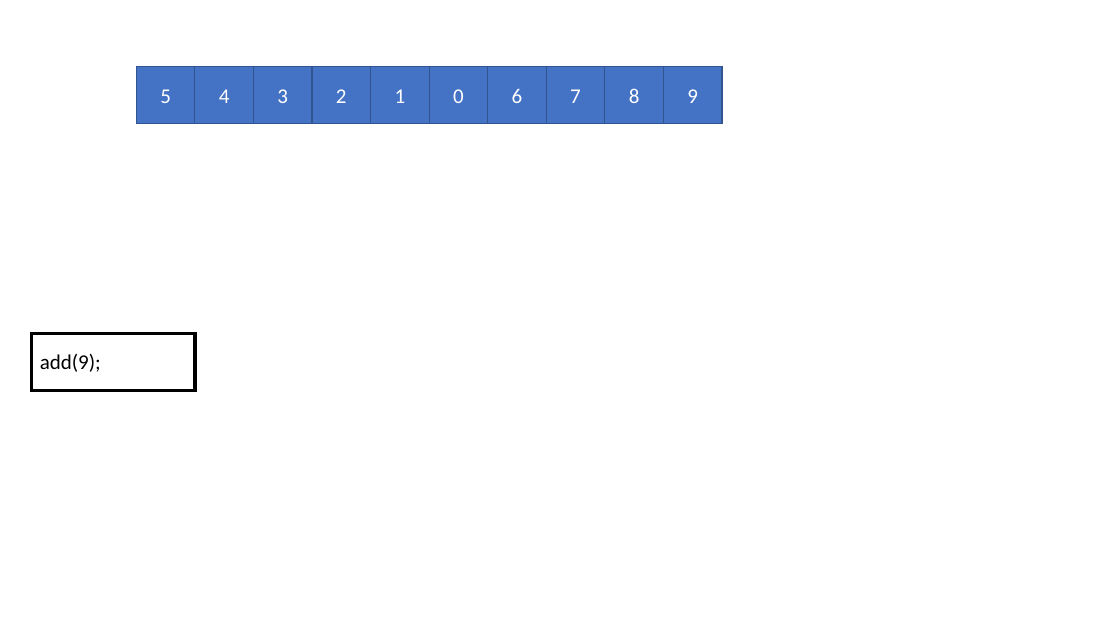
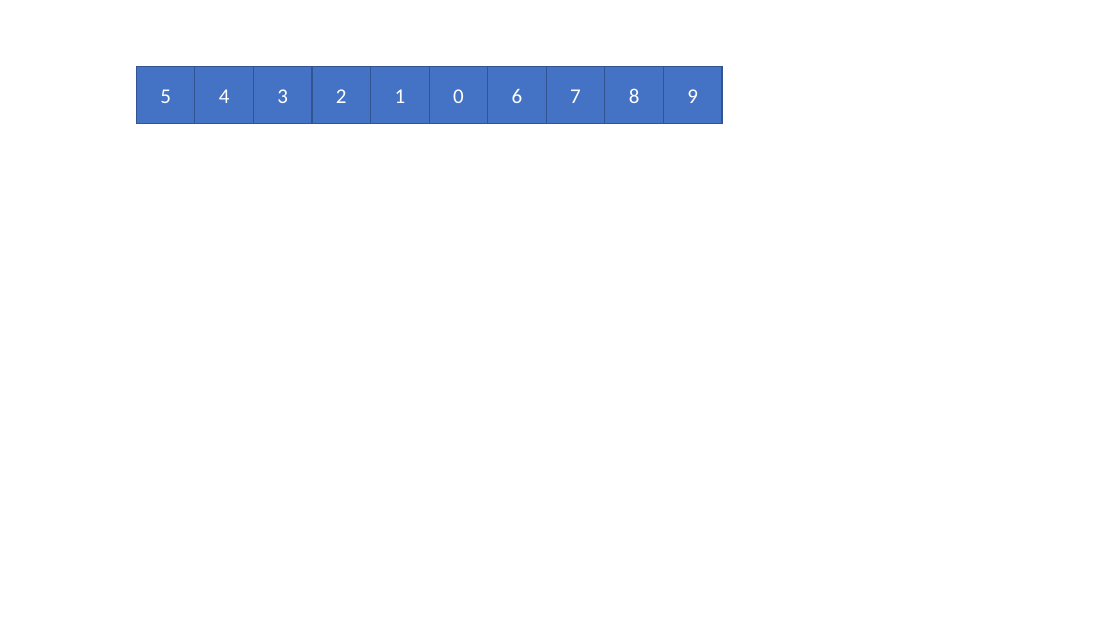
Before and after one commit to Programmiermethoden-CampusMinden/Prog2-Lecture, a slide deck: slide 6 of markdown/java-jvm/images/gif_vorlage/arraylist_vorlage.pptx. Drawn at 1120x630 pixels with LibreOffice and Linux fonts; fonts in the diff are those of the drawing. Boxes give left, top, right and bottom in pixels: in the first picture for what was removed or moved away, otherwise in the second. Text is boxed around its words. In the diff, an @@ line names an element or a change of style, - is before the commit and + after.

```diff
--- a/markdown/java-jvm/images/gif_vorlage/arraylist_vorlage.pptx
+++ b/markdown/java-jvm/images/gif_vorlage/arraylist_vorlage.pptx
@@ rectangle removed at (32, 334, 195, 391) @@
@@ text removed at (40, 354, 101, 372) @@
-add(9);
```
Also in this commit, not shown: 7 other slides changed, 2 slides removed, 1 other file.
